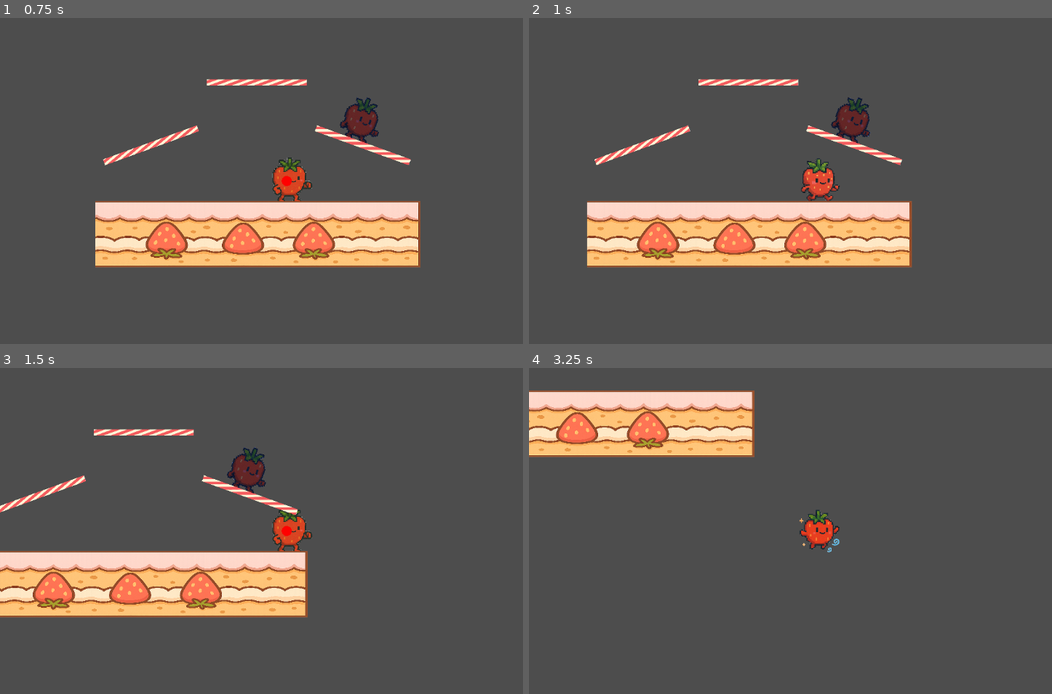
Above: before the commit, frames 1-4 (two rows, left to right).
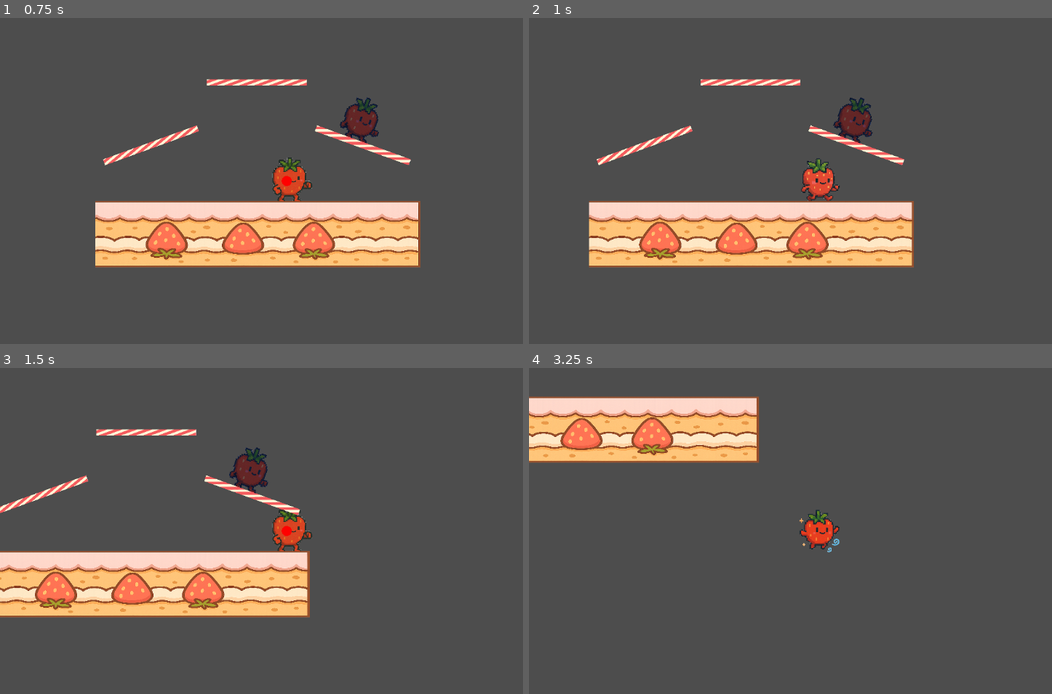
Above: after the commit, the same moments.

Repository: ktarrant/shortcake
Game: Godot game, scene res://scenes/main/Main.tscn
Same seed, same stepped clock (60 frames per second), same inputs: the game is played once before the commit and once after it.
Inputs:
- Up to frame 1 (0.75 s): tap Enter at 0.5 s; hold Right (move_right) from 0.53 s (still down); tap D (attack) at 0.6 s
- Up to frame 2 (1 s): keep holding Right (move_right); tap Up (jump) at 0.77 s
- Up to frame 3 (1.5 s): keep holding Right (move_right); tap D (attack) at 1.35 s
- Up to frame 4 (3.25 s): tap Up (jump) at 1.52, 3.02 s; release Right (move_right) at 2.03 s; hold Left (move_left) 2.03-2.78 s; tap D (attack) at 2.1, 2.85 s; hold Right (move_right) from 2.78 s (still down)

Frame 1 is identical in both runs. In frame 2, 3.3% of the frame differs, in the area x 11-74%, y 18-77%; in frame 3, 3.1%; in frame 4, 6.8%, in the area x 0-44%, y 6-30%.

Commit message:
testing run with joystick

Diff:
--- a/scripts/Player.gd
+++ b/scripts/Player.gd
@@ -12,7 +12,8 @@
 @export var slope_walk_angle := 0.1
 @export var character_tint := Color(1, 1, 1)
 @export var is_dummy := false
-@export var walk_speed_fraction := 0.5
+@export var walk_speed_fraction := 0.7
+@export var run_threshold := 0.70
 
 @onready var sprite: AnimatedSprite2D = $AnimatedSprite2D
 @onready var overlap_area: Area2D = $OverlapArea
@@ -103,7 +104,7 @@
 		sprite.flip_h = input_dir.x < 0
 
 	var input_strength: float = abs(input_dir.x)
-	var run := input_strength > 0.7
+	var run := input_strength > run_threshold
 	var current_speed := speed * input_strength if run else speed * input_strength * walk_speed_fraction
 	var slowdown := 0.7 if overlapping_player_count > 0 else 1.0
 
@@ -117,7 +118,7 @@
 				floor_direction = floor_direction.rotated(slope_walk_angle)
 			else:
 				floor_direction = (-floor_direction).rotated(-slope_walk_angle)
-			input_velocity = floor_direction * speed * slowdown
+			input_velocity = floor_direction * current_speed * slowdown
 		else:
 			input_velocity = Vector2.ZERO
 	else:
@@ -218,7 +219,8 @@
 	if is_on_floor():
 		var input_strength: float = abs(get_movement_input().x)
 		if abs(velocity.x) > 0.1:
-			if input_strength > 0.7:
+			print("input_strength", input_strength)
+			if input_strength > run_threshold:
 				sprite.play("run")
 			else:
 				sprite.play("walk")
